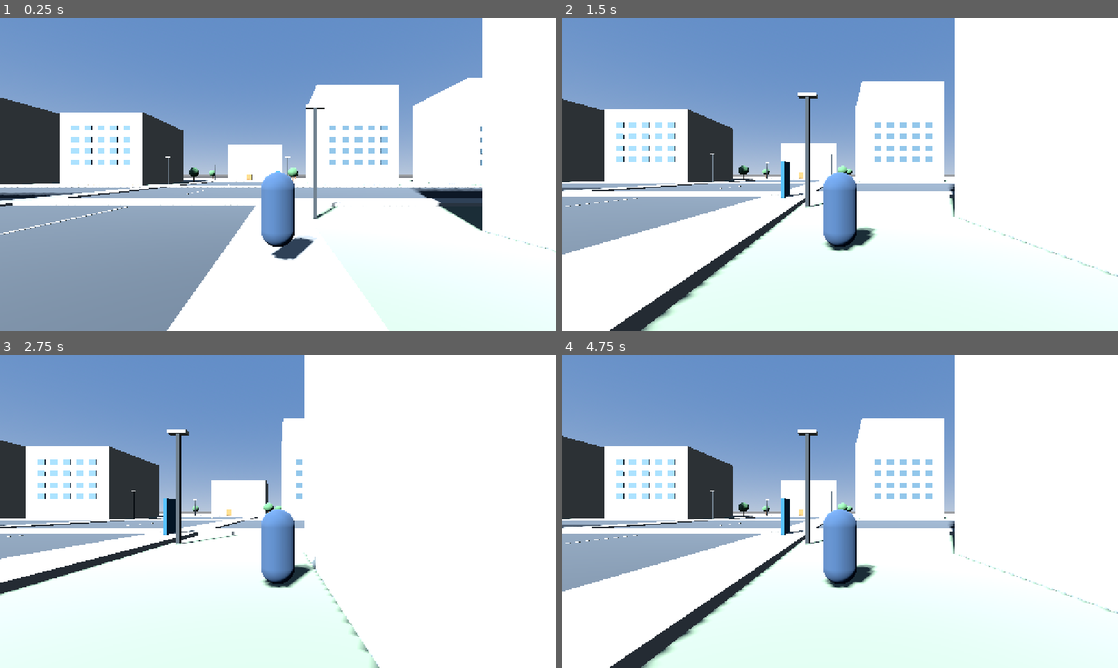
Above: before the commit, frames 1-4 (two rows, left to right).
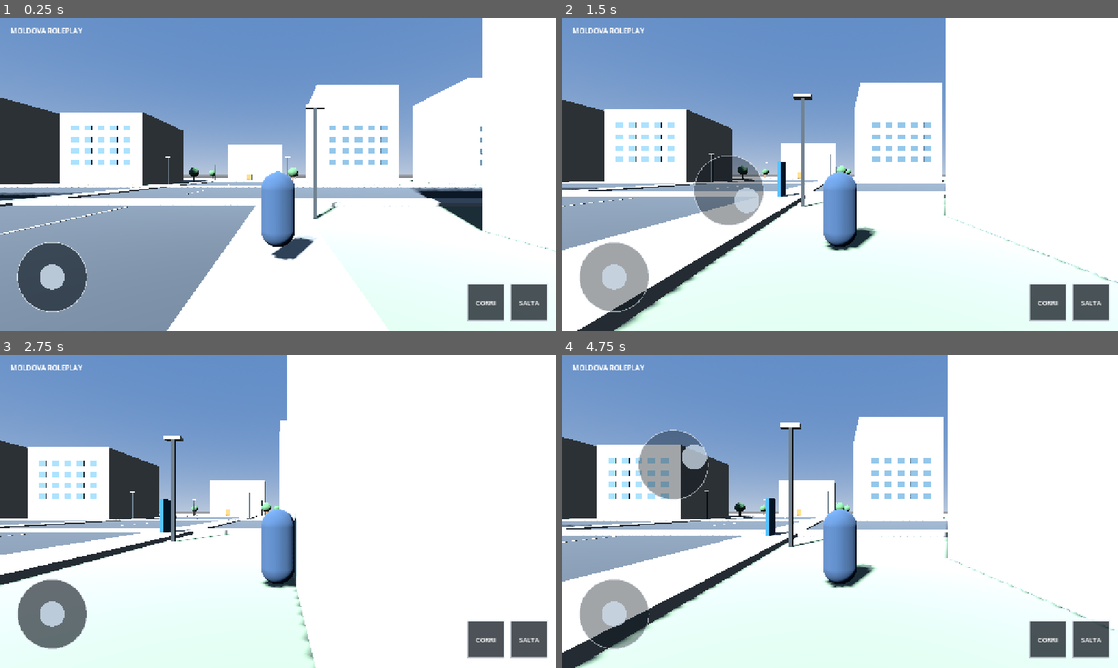
Above: after the commit, the same moments.

Repository: bossartemii/Moldova-Roleplay-
Game: Godot game, scene res://scenes/main.tscn
Two runs of this game, one before a commit and one after it. Both use one fixed random seed, a clock stepped at 60 frames per second and the inputs below.
Inputs (mouse positions are in pixels of both pictures, inside the frame that each line leads up to):
- Up to frame 1 (0.25 s): no input
- Up to frame 2 (1.5 s): move the mouse to (962, 158) at 0.52 s; hold Right (ui_right) 0.53-1.25 s; click (962, 158) at 0.67 s; drag from (728, 190) to (812, 237) at 1.27 s
- Up to frame 3 (2.75 s): move the mouse to (333, 442) at 2.02 s; hold Right (ui_right) from 2.03 s (still down)
- Up to frame 4 (4.75 s): release Right (ui_right) at 2.75 s; drag from (812, 574) to (673, 464) at 2.77 s; move the mouse to (1006, 558) at 3.52 s; hold Left (ui_left) 3.53-4.25 s; drag from (673, 464) to (756, 433) at 4.27 s

The runs differ from the first frame. In frame 1, 3.9% of the frame differs, in the area x 2-99%, y 3-97%; in frame 2, 12%; in frame 3, 9.8%; in frame 4, 15%, in the area x 0-100%, y 0-100%.
Error before the commit: Parse Error: Cannot infer the type of "next_prompt" variable because the value doesn't have a set type. (res://scripts/mobile_hud.gd:45)

Commit message:
Refactor mobile HUD for clarity and functionality

Diff:
--- a/scripts/mobile_hud.gd
+++ b/scripts/mobile_hud.gd
@@ -8,6 +8,7 @@
 var radius := 68.0
 var stick_visual := Vector2.ZERO
 var stick_vector := Vector2.ZERO
+var is_stick_active := false
 
 # Tracking Indici Touch
 var stick_id := -1
@@ -20,8 +21,8 @@
 var use_rect := Rect2()
 var button_size := 72.0
 
-var interaction_prompt := ""
-var last_message := ""
+var interaction_prompt: String = ""
+var last_message: String = ""
 
 func _ready() -> void:
 	mouse_filter = Control.MOUSE_FILTER_STOP
@@ -39,18 +40,17 @@
 		_find_player()
 		return
 
-	# Invia il vettore al player invertendo Y (nello schermo UP è negativo, per il player UP è positivo)
+	# Invia il vettore al player
 	player.set_mobile_move(stick_vector)
 
-	var next_prompt := player.get_interaction_prompt()
-	var next_message := player.last_interaction_message
+	var next_prompt: String = player.get_interaction_prompt()
+	var next_message: String = player.last_interaction_message
 	if next_prompt != interaction_prompt or next_message != last_message:
 		interaction_prompt = next_prompt
 		last_message = next_message
 		queue_redraw()
 
 func _find_player() -> void:
-	# Cerca LocalPlayer nella scena corrente, oppure il primo CharacterBody3D disponibile
 	player = get_tree().current_scene.get_node_or_null("LocalPlayer")
 	if player == null:
 		player = get_tree().current_scene.find_child("LocalPlayer", true, false) as CharacterBody3D
@@ -76,15 +76,15 @@
 
 	if event is InputEventScreenTouch:
 		if event.pressed:
-			# METÀ SINISTRA: Gestione Joystick
+			# ZONA SINISTRA: Solo ed esclusivamente Joystick
 			if event.position.x < screen_width * 0.5:
 				if stick_id == -1:
 					stick_id = event.index
-					# Riposiziona il centro sul punto di contatto per massima comodità (floating joystick)
+					is_stick_active = true
 					center = event.position
 					_update_stick(event.position)
 					needs_redraw = true
-			# METÀ DESTRA: Pulsanti e Rotazione Camera
+			# ZONA DESTRA: Pulsanti o Telecamera
 			else:
 				if not interaction_prompt.is_empty() and use_rect.has_point(event.position):
 					if is_instance_valid(player):
@@ -100,9 +100,10 @@
 				elif look_id == -1:
 					look_id = event.index
 		else:
-			# Rilascio Touch
+			# Rilascio touch
 			if event.index == stick_id:
 				stick_id = -1
+				is_stick_active = false
 				stick_visual = Vector2.ZERO
 				stick_vector = Vector2.ZERO
 				center = default_center
@@ -134,18 +135,18 @@
 
 	var clamped_dist := minf(dist, radius)
 	stick_visual = (dir * clamped_dist) / radius
-	# stick_vector: X = Destra/Sinistra, Y = invertito per allineare l'avanzamento 3D
+	# Asse X = dx/sx, Asse Y invertito per coordinate 3D (-Y dello schermo = +Z in avanti)
 	stick_vector = Vector2(stick_visual.x, -stick_visual.y)
 
 func _draw() -> void:
 	var screen_size := get_viewport_rect().size
 
-	# 1. Joystick
+	# 1. Base e pomello del joystick
 	draw_circle(center, radius, Color(0.04, 0.07, 0.1, 0.38))
 	draw_arc(center, radius, 0.0, TAU, 48, Color(0.9, 0.93, 0.96, 0.6), 2.0)
 	draw_circle(center + stick_visual * radius * 0.65, radius * 0.36, Color(0.82, 0.88, 0.94, 0.75))
 
-	# 2. Pulsanti
+	# 2. Pulsanti azione
 	var run_active := (run_id != -1)
 	_draw_button(run_rect, "CORRI", run_active)
 	_draw_button(jump_rect, "SALTA", false)
@@ -157,7 +158,7 @@
 		draw_rect(prompt_rect, Color(0.9, 0.93, 0.96, 0.4), false, 1.5)
 		draw_string(ThemeDB.fallback_font, prompt_rect.position + Vector2(0.0, 30.0), interaction_prompt, HORIZONTAL_ALIGNMENT_CENTER, prompt_rect.size.x, 16, Color.WHITE)
 
-	# 3. Watermark e Notifiche
+	# 3. Informazioni UI
 	draw_string(ThemeDB.fallback_font, Vector2(24.0, 36.0), "MOLDOVA ROLEPLAY", HORIZONTAL_ALIGNMENT_LEFT, -1.0, 16, Color(1.0, 1.0, 1.0, 0.85))
 	if not last_message.is_empty():
 		draw_string(ThemeDB.fallback_font, Vector2(24.0, 62.0), last_message, HORIZONTAL_ALIGNMENT_LEFT, screen_size.x * 0.6, 14, Color("ffe3a3"))
